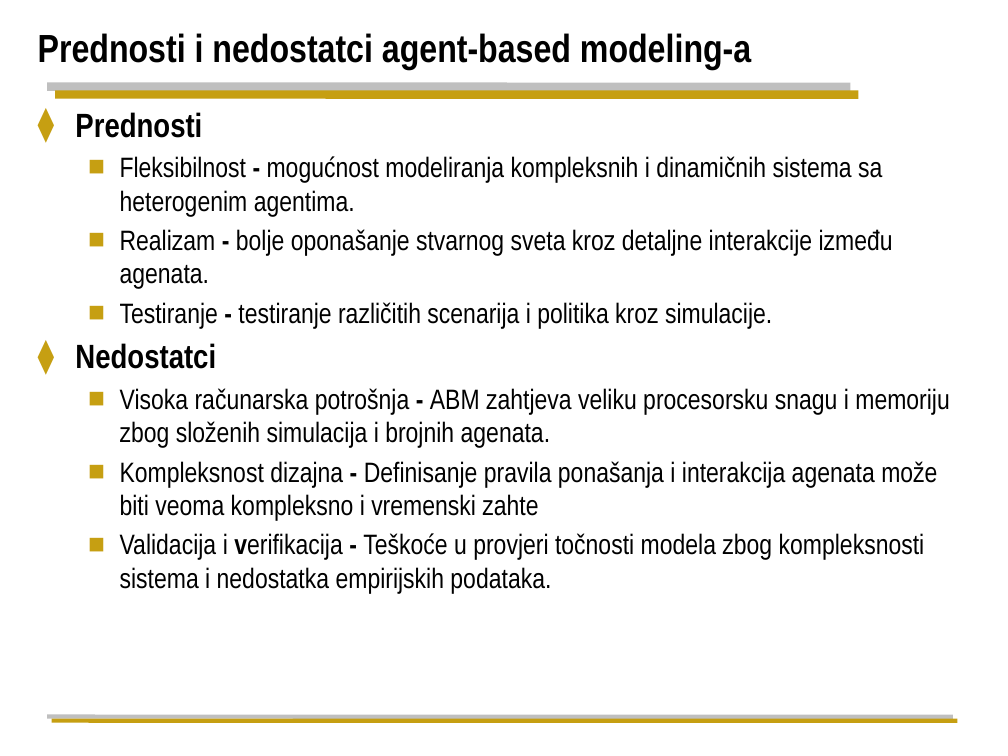
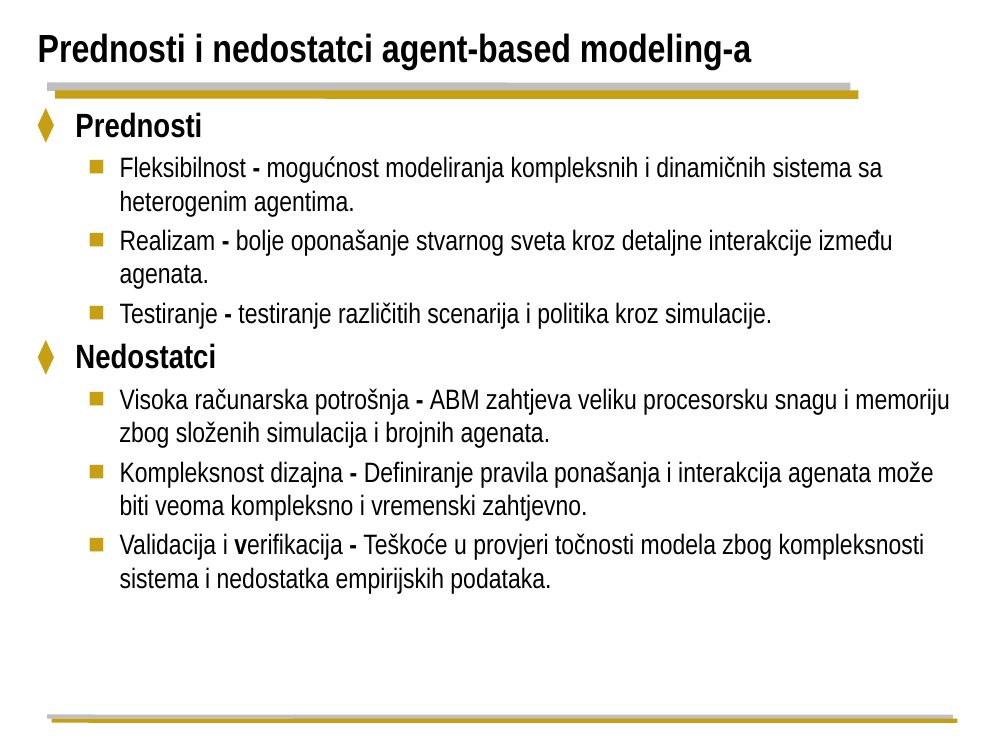
Before and after one commit to jtlicardo/abm, a slide deck: slide 6 of agent-based-modeling.pptx. Drawn at 1008x756 pixels with LibreOffice and Linux fonts; fonts in the diff are those of the drawing; background and template pictures are left out. Boxes give left, top, right and bottom in pixels: in the first picture for what was removed or moved away, otherwise in the second. Text is boxed around its words. In the diff, an @@ line names an element or a change of style, - is before the commit and + after.

```diff
--- a/agent-based-modeling.pptx
+++ b/agent-based-modeling.pptx
@@ text at (x1=120, y1=461, x2=934, y2=521): text changed @@
-  ■ Kompleksnost dizajna - Definisanje pravila ponašanja i interakcija agenata može biti veoma kompleksno i vremenski zahte
+  ■ Kompleksnost dizajna - Definiranje pravila ponašanja i interakcija agenata može biti veoma kompleksno i vremenski zahtjevno.
```
Also in this commit, not shown: 3 other slides changed.
